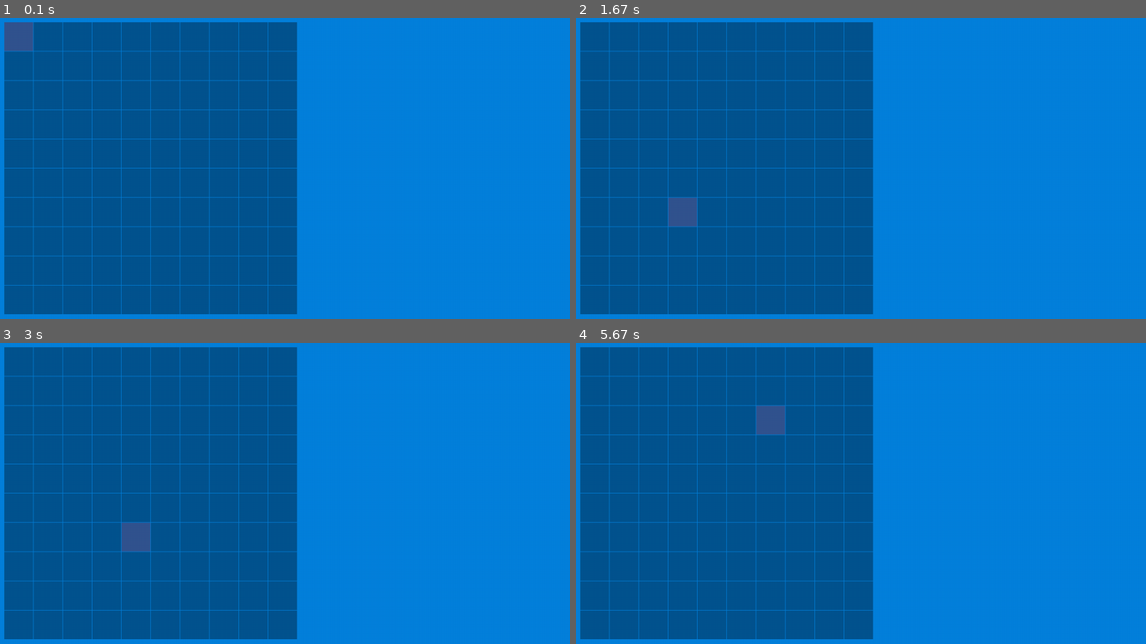
Above: before the commit, frames 1-4 (two rows, left to right).
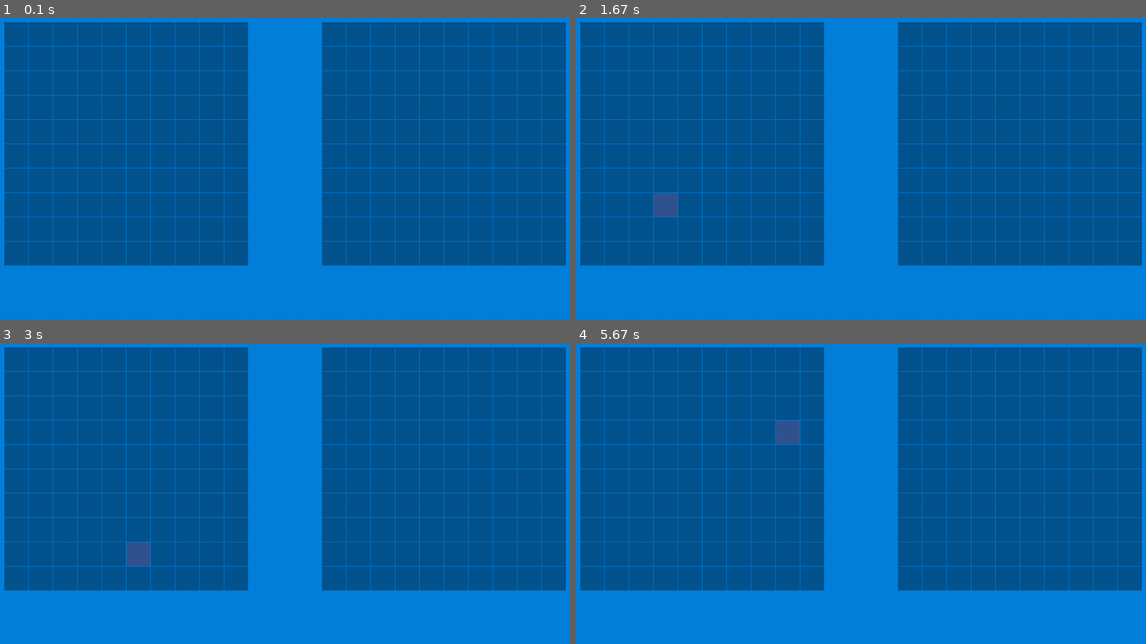
Above: after the commit, the same moments.

Repository: LeGrandDevin/bataille_navale
Game: pygame game, started from testpygame.py
Two runs of this game, one before a commit and one after it. Both use one fixed random seed, a clock stepped at 60 frames per second and the inputs below.
Inputs (mouse positions are in pixels of both pictures, inside the frame that each line leads up to):
- Up to frame 1 (0.1 s): no input
- Up to frame 2 (1.67 s): press the mouse at (872, 195) at 0.37 s; move the mouse to (792, 186) at 0.47 s; release the mouse at (718, 177) at 0.6 s; press the mouse at (1020, 144) at 0.7 s; move the mouse to (969, 195) at 0.8 s; release the mouse at (918, 246) at 0.93 s; click (786, 195) at 1.05 s; click (672, 213) at 1.38 s
- Up to frame 3 (3 s): click (176, 565) at 1.72 s; click (108, 442) at 2.05 s; click (495, 379) at 2.38 s; click (148, 544) at 2.72 s
- Up to frame 4 (5.67 s): click (1066, 400) at 3.05 s; click (952, 415) at 3.38 s; click (809, 469) at 3.72 s; click (912, 631) at 4.05 s; click (906, 376) at 4.38 s; click (1026, 466) at 4.72 s; click (804, 529) at 5.05 s; click (775, 424) at 5.38 s

The runs differ from the first frame. In frame 1, 53% of the frame differs, in the area x 0-100%, y 1-99%; in frame 2, 53%; in frame 3, 53%; in frame 4, 53%.

Commit message:
debug grille

Diff:
--- a/pygameclass/Grillegraphic.py
+++ b/pygameclass/Grillegraphic.py
@@ -3,13 +3,16 @@
 
 
 class grillegraphic:
-    def __init__(self, display):
+    def __init__(self, display, xStart, yStart):
         self.lastcoord = (0, 0)
         self.grid = []
+        self.xStart = xStart
+        self.yStart = yStart
+        self.size = 50
         for g in range(10):
             self.grid.append([])
             for j in range(10):
-                self.grid[g].append(casegraphic.Casegraphic(50+60*g, 50+60*j, 59, display))
+                self.grid[g].append(casegraphic.Casegraphic(xStart+(self.size)*g, yStart+(self.size)*j, self.size-1, display))
 
     def drawgrid(self):
         for g in self.grid:
@@ -17,16 +20,19 @@
                 j.drawcase()
 
     def gridover(self, x, y):
-        if x < 10 and y < 10:
-            self.grid[x][y].caseover()
-            if self.lastcoord != (x, y):
-                self.gridout(self.lastcoord[0], self.lastcoord[1])
-                self.lastcoord = (x, y)
+        self.grid[x][y].caseover()
+        if self.lastcoord != (x, y):
+            self.gridout(self.lastcoord[0], self.lastcoord[1])
+            self.lastcoord = (x, y)
 
     def gridout(self, x, y):
         self.grid[x][y].caseout()
 
     def coordScreenToGrid(self, x, y):
-        gx = math.trunc((x - 50) / 60)
-        gy = math.trunc((y - 50) / 60)
+        gx = math.trunc((x - self.xStart) / self.size)
+        gy = math.trunc((y - self.yStart) / self.size)
         return gx, gy
+
+    def inGrid(self, x ,y ):
+        if self.xStart < x < self.xStart + self.size*10 and self.yStart < y < self.yStart + self.size*10 :
+            return True
--- /dev/null
+++ b/test_pygame.py
@@ -0,0 +1,33 @@
+import sys
+
+import pygame
+from pygame.locals import *
+
+pygame.init()
+
+ # load
+fps = 60
+fpsClock = pygame.time.Clock()
+
+width, height = 1280, 720
+screen = pygame.display.set_mode((width, height))
+
+# Game loop.
+while True:
+  screen.fill((4, 129, 220))
+
+  for event in pygame.event.get():
+    if event.type == QUIT:
+      pygame.quit()
+      sys.exit()
+
+  # Update.
+
+
+
+  # Draw.
+
+
+
+  pygame.display.flip()
+  fpsClock.tick(fps)
--- a/testpygame.py
+++ b/testpygame.py
@@ -1,9 +1,9 @@
+import pygame
 import sys
 import pygameclass.casegraphic
 import pygameclass.Grillegraphic
 
 import math
-import pygame
 from pygame.locals import *
 
 pygame.init()
@@ -14,14 +14,19 @@
 
 width, height = 1280, 720
 screen = pygame.display.set_mode((width, height))
+
+
+
 # Variables
-casetest = pygameclass.Grillegraphic.grillegraphic(screen)
+
+casetest = pygameclass.Grillegraphic.grillegraphic(screen,50 ,50)
+casetest2 = pygameclass.Grillegraphic.grillegraphic(screen,700 ,50)
 
 # Game loop.
 while True:
     screen.fill((4, 129, 220))
     casetest.drawgrid()
-
+    casetest2.drawgrid()
     for event in pygame.event.get():
         if event.type == QUIT:
             pygame.quit()
@@ -29,12 +34,24 @@
 
     x, y = pygame.mouse.get_pos()
     gx, gy = casetest.coordScreenToGrid(x, y)
+    gx2, gy2 = casetest2.coordScreenToGrid(x, y)
 
     if pygame.mouse.get_pressed()[0]:
         print(x, y)
-        print(gx, gy)
+        print('le 1 :::' , gx, gy)
+        print('le 2 :::' , gx2, gy2)
+        print('last coord' , casetest2.lastcoord)
 
-    casetest.gridover(gx, gy)
+    if casetest.inGrid(x,y):
+        casetest.gridover(gx, gy)
+    else:
+        casetest.gridout(casetest.lastcoord[0],casetest.lastcoord[1])
+
+    if casetest2.inGrid(x,y):
+        casetest2.gridover(gx2, gy2)
+    else:
+        casetest2.gridout(casetest2.lastcoord[0],casetest2.lastcoord[1])
+
     # Update.
 
     # Draw.
